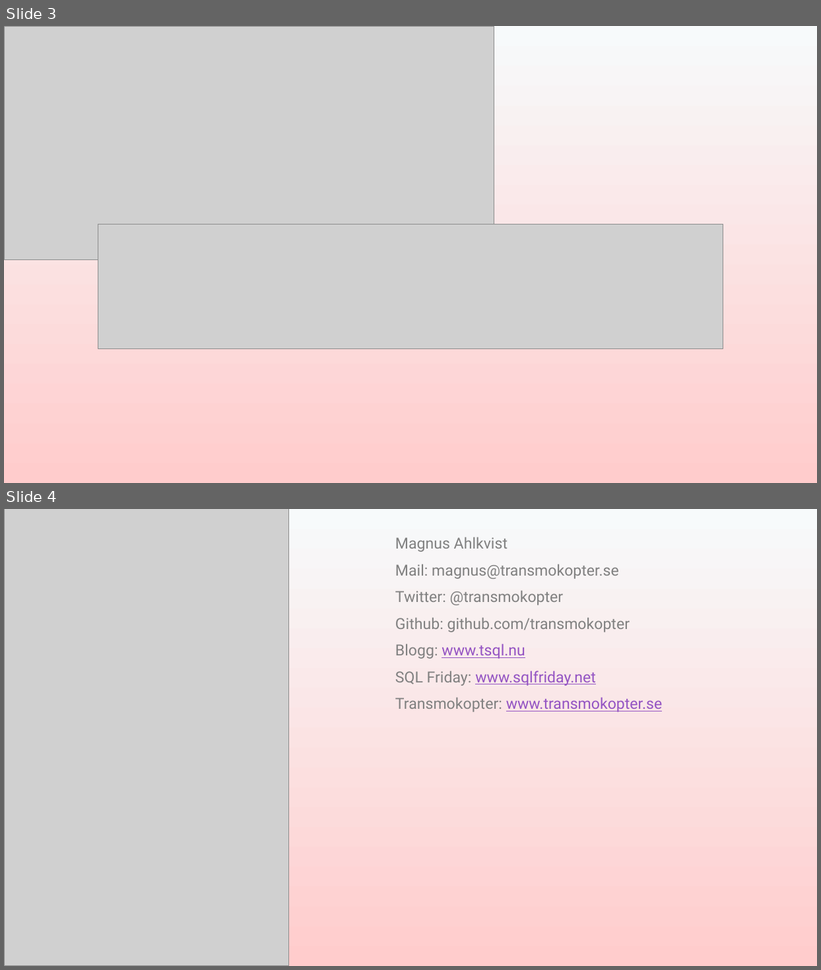
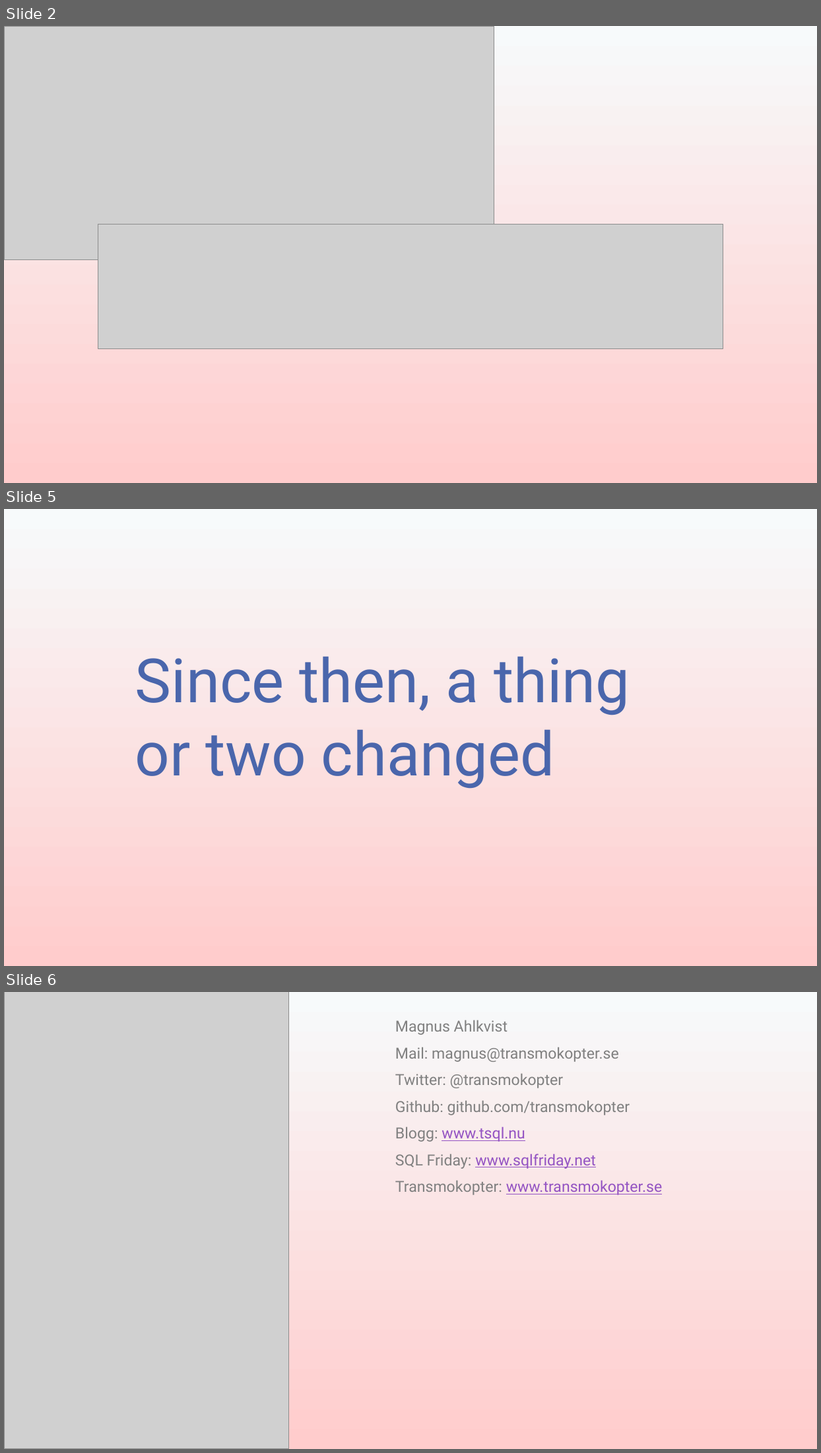
Before and after one commit to transmokopter/Presentations, a slide deck: sql-in-azure-containers/presentation/sql-in-azure-containers.pptx. Shown one above the other, each under a label of ours: slides 3 and 4 before the commit, slides 2, 5 and 6 after it; the slides between them are not shown. The pictures are 821x970 and 821x1453 pixels, drawn with LibreOffice and Linux fonts; fonts in the diff are those of the drawing; grey boxes stand for pictures; background and template pictures are left out. Boxes give left, top, right and bottom in pixels: in the first picture for what was removed or moved away, otherwise in the second. Text is boxed around its words. In the diff, an @@ line names an element or a change of style, - is before the commit and + after.

```diff
--- a/sql-in-azure-containers/presentation/sql-in-azure-containers.pptx
+++ b/sql-in-azure-containers/presentation/sql-in-azure-containers.pptx
@@ slide 5 added at (4,509,817,966), background gradient #F7FAFB to #FFCCCC @@
@@ text added at (135,656,630,789), 72 pt, text #4A66AC @@
+Since then, a thing or two changed
@@ what was slide 3 is now slide 2 @@
@@ what was slide 4 is now slide 6 @@
```
Also in this commit, not shown: 1 slide changed, 7 other slides added, 1 slide removed, 47 other files.
